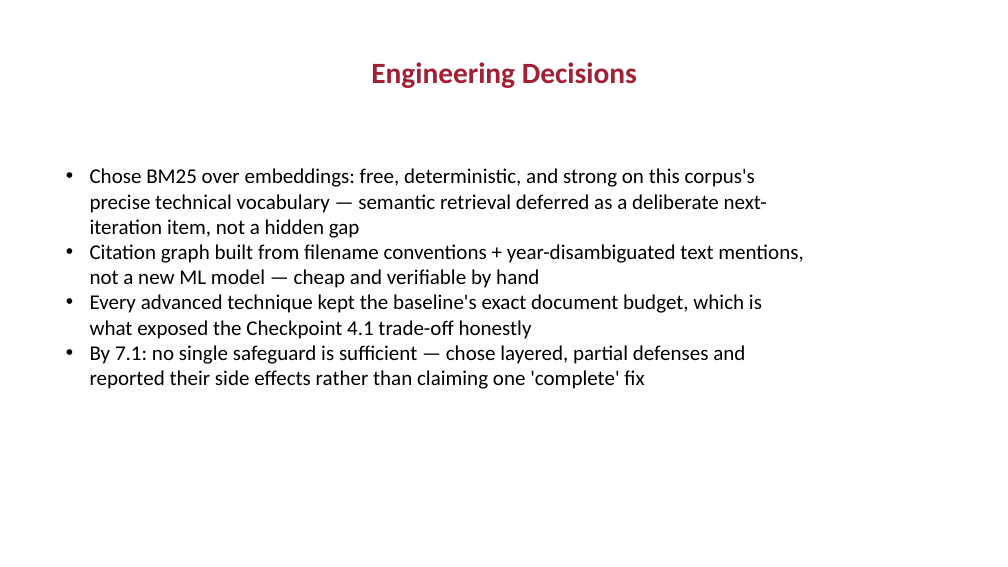
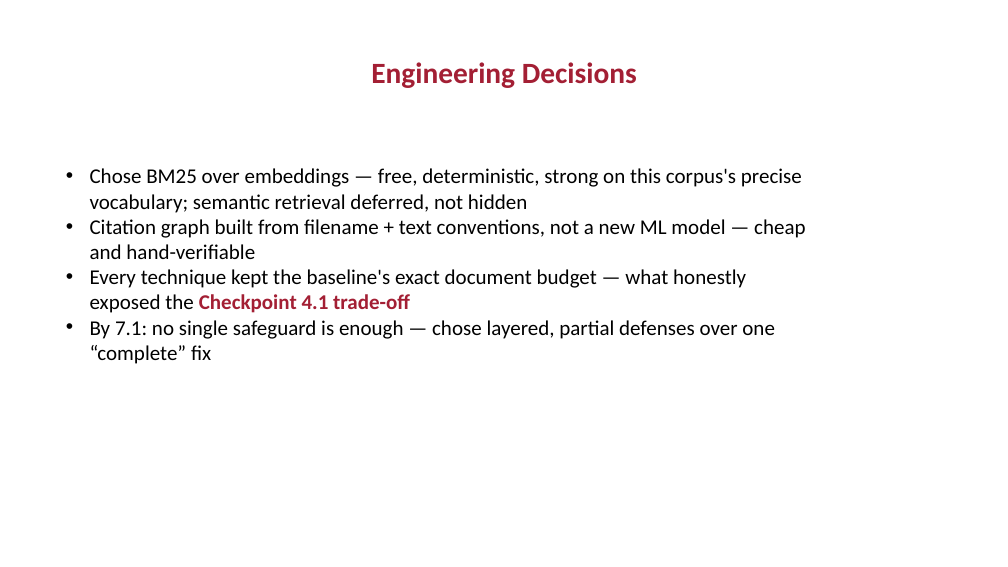
Before and after one commit to slakhwa/mit-rag-context-eng-capstone, a slide deck: slide 6 of Capstone Checkpoint 8.1/Capstone_Design_Review_Presentation_completed.pptx. Drawn at 1008x567 pixels with LibreOffice and Linux fonts; fonts in the diff are those of the drawing; background and template pictures are left out. Boxes give left, top, right and bottom in pixels: in the first picture for what was removed or moved away, otherwise in the second. Text is boxed around its words. In the diff, an @@ line names an element or a change of style, - is before the commit and + after.

```diff
--- a/Capstone Checkpoint 8.1/Capstone_Design_Review_Presentation_completed.pptx
+++ b/Capstone Checkpoint 8.1/Capstone_Design_Review_Presentation_completed.pptx
@@ text at bbox=[90, 168, 805, 339]: text changed @@
-• Chose BM25 over embeddings: free, deterministic, and strong on this corpus's precise technical vocabulary — semantic retrieval deferred as a deliberate next-iteration item, not a hidden gap
-• Citation graph built from filename conventions + year-disambiguated text mentions, not a new ML model — cheap and verifiable by hand
-• Every advanced technique kept the baseline's exact document budget, which is what exposed the Checkpoint 4.1 trade-off honestly
-• By 7.1: no single safeguard is sufficient — chose layered, partial defenses and reported their side effects rather than claiming one 'complete' fix
+• Chose BM25 over embeddings — free, deterministic, strong on this corpus's precise vocabulary; semantic retrieval deferred, not hidden
+• Citation graph built from filename + text conventions, not a new ML model — cheap and hand-verifiable
+• Every technique kept the baseline's exact document budget — what honestly exposed the Checkpoint 4.1 trade-off
+• By 7.1: no single safeguard is enough — chose layered, partial defenses over one “complete” fix
```
Also in this commit, not shown: 5 other slides changed.
